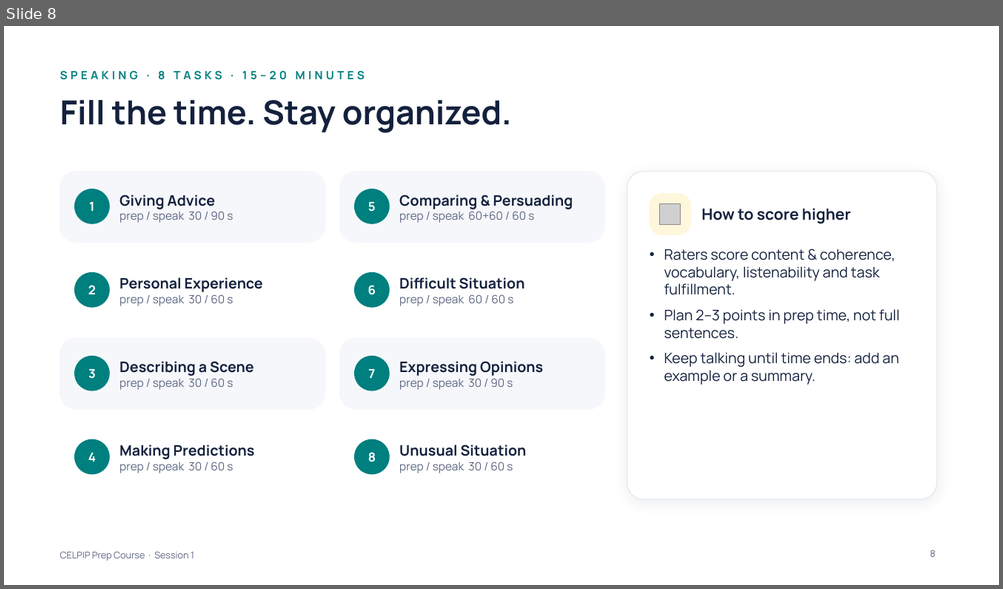
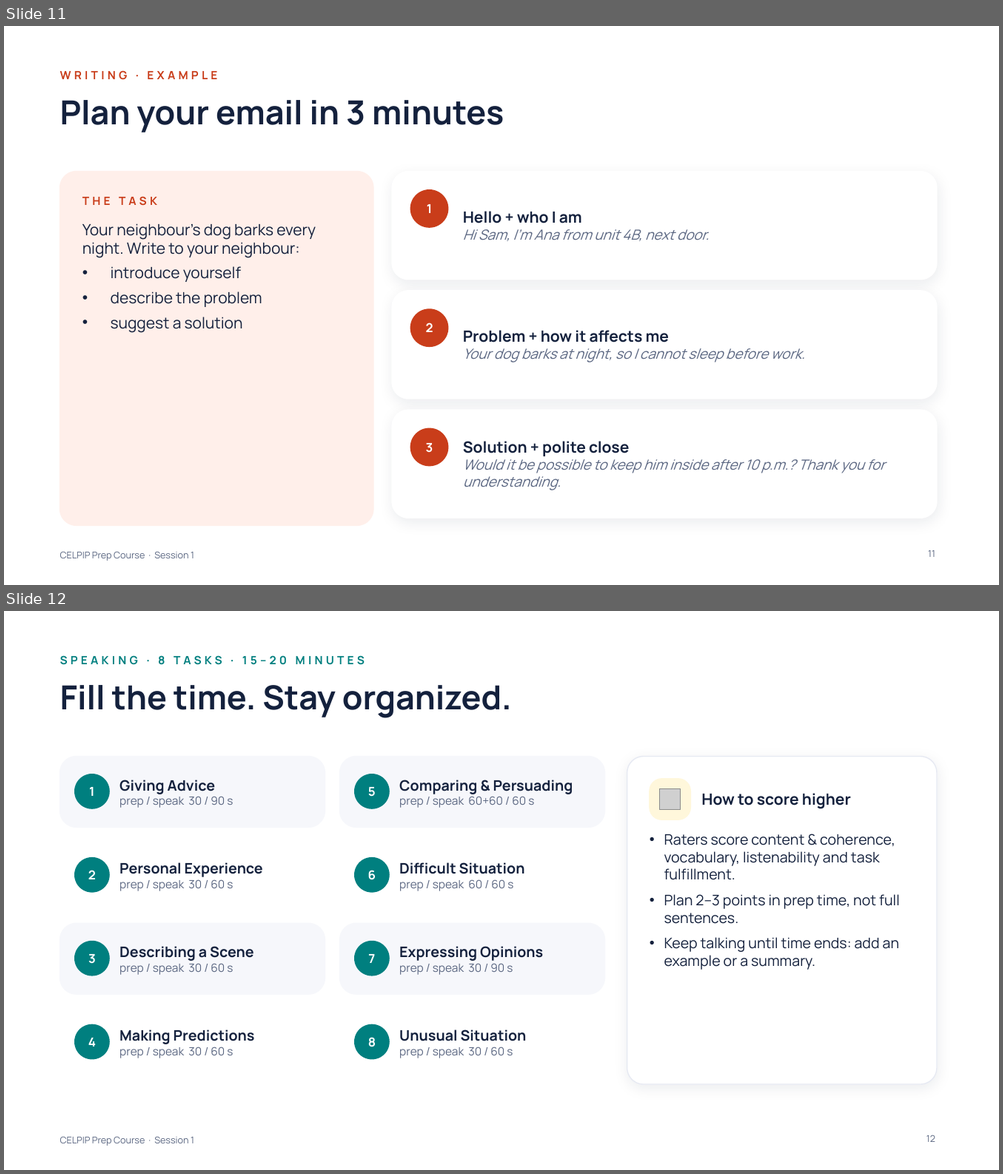
Before and after one commit to learnovateqa/The_English_Academy_CELPIP, a slide deck: decks/session-01.pptx. Shown one above the other, each under a label of ours: slide 8 before the commit, slides 11 and 12 after it. The pictures are 1003x589 and 1003x1174 pixels, drawn with LibreOffice and Linux fonts; fonts in the diff are those of the drawing; grey boxes stand for pictures. Boxes give left, top, right and bottom in pixels: in the first picture for what was removed or moved away, otherwise in the second. Text is boxed around its words. In the diff, an @@ line names an element or a change of style, - is before the commit and + after.

```diff
--- a/decks/session-01.pptx
+++ b/decks/session-01.pptx
@@ slide 11 added at [4,26,999,585], background #FFFFFF; not listed: 1 template element that a slide beside it also shows @@
@@ text added at [60,70,217,80], 11 pt, text #C93D1A, bold @@
+WRITING · EXAMPLE
@@ title added at [60,100,504,133], 32 pt, text #14213D, bold @@
+Plan your email in 3 minutes
@@ rounded rectangle added at [60,172,373,526], fill #FFEFEA, outline #FFEFEA 1 pt @@
@@ rounded rectangle added at [392,172,936,280], fill #FFFFFF, outline #FFFFFF 1 pt @@
@@ text added at [82,196,157,205], 11 pt, text #C93D1A, bold @@
+THE TASK
@@ ellipse added at [410,190,448,227], fill #C93D1A, outline #C93D1A 1 pt @@
@@ text added at [82,224,316,333], 15 pt, text #14213D @@
+Your neighbour’s dog barks every night. Write to your neighbour:
+• introduce yourself
+• describe the problem
+• suggest a solution
@@ text added at [427,204,432,213], 12 pt, text #FFFFFF, bold @@
+1
@@ text added at [463,211,708,241], 13.5 pt, text #5B6782, italic @@
+Hello + who I am
+Hi Sam, I’m Ana from unit 4B, next door.
@@ rounded rectangle added at [392,291,936,399], fill #FFFFFF, outline #FFFFFF 1 pt @@
@@ ellipse added at [410,309,448,347], fill #C93D1A, outline #C93D1A 1 pt @@
@@ text added at [426,323,433,332], 12 pt, text #FFFFFF, bold @@
+2
@@ text added at [463,330,805,363], 13.5 pt, text #5B6782, italic @@
+Problem + how it affects me
+Your dog barks at night, so I cannot sleep before work.
@@ rounded rectangle added at [392,410,936,518], fill #FFFFFF, outline #FFFFFF 1 pt @@
@@ ellipse added at [410,429,448,466], fill #C93D1A, outline #C93D1A 1 pt @@
@@ text added at [426,443,433,453], 12 pt, text #FFFFFF, bold @@
+3
@@ text added at [463,441,885,491], 13.5 pt, text #5B6782, italic @@
+Solution + polite close
+Would it be possible to keep him inside after 10 p.m.? Thank you for understanding.
@@ page number added at [928,551,935,557], 9 pt, text #5B6782 @@
+11
@@ what was slide 8 is now slide 12 @@
@@ page number at [926,1135,935,1142]: text changed @@
-8
+12
```
Also in this commit, not shown: 4 slides changed, 8 other slides added, 2 other files.
